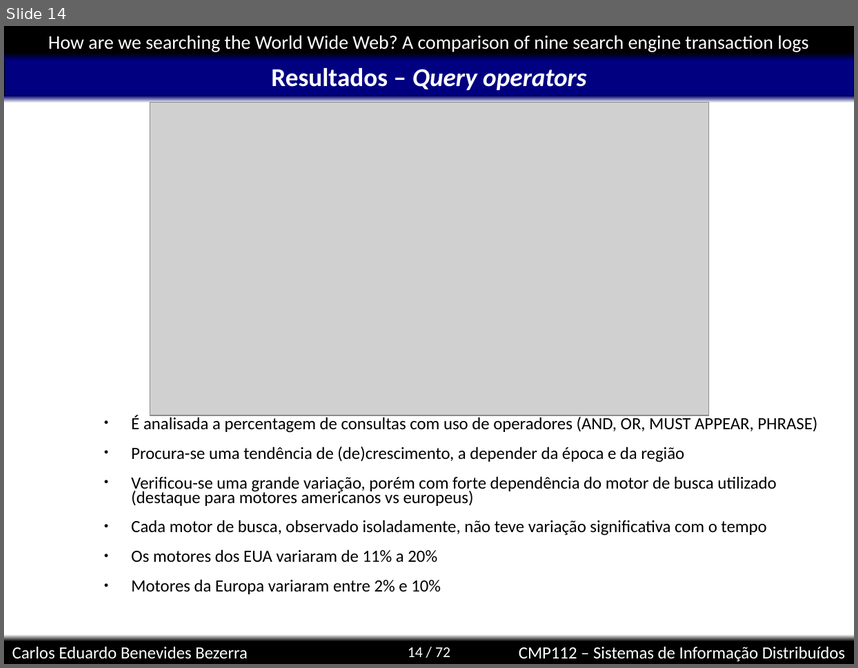
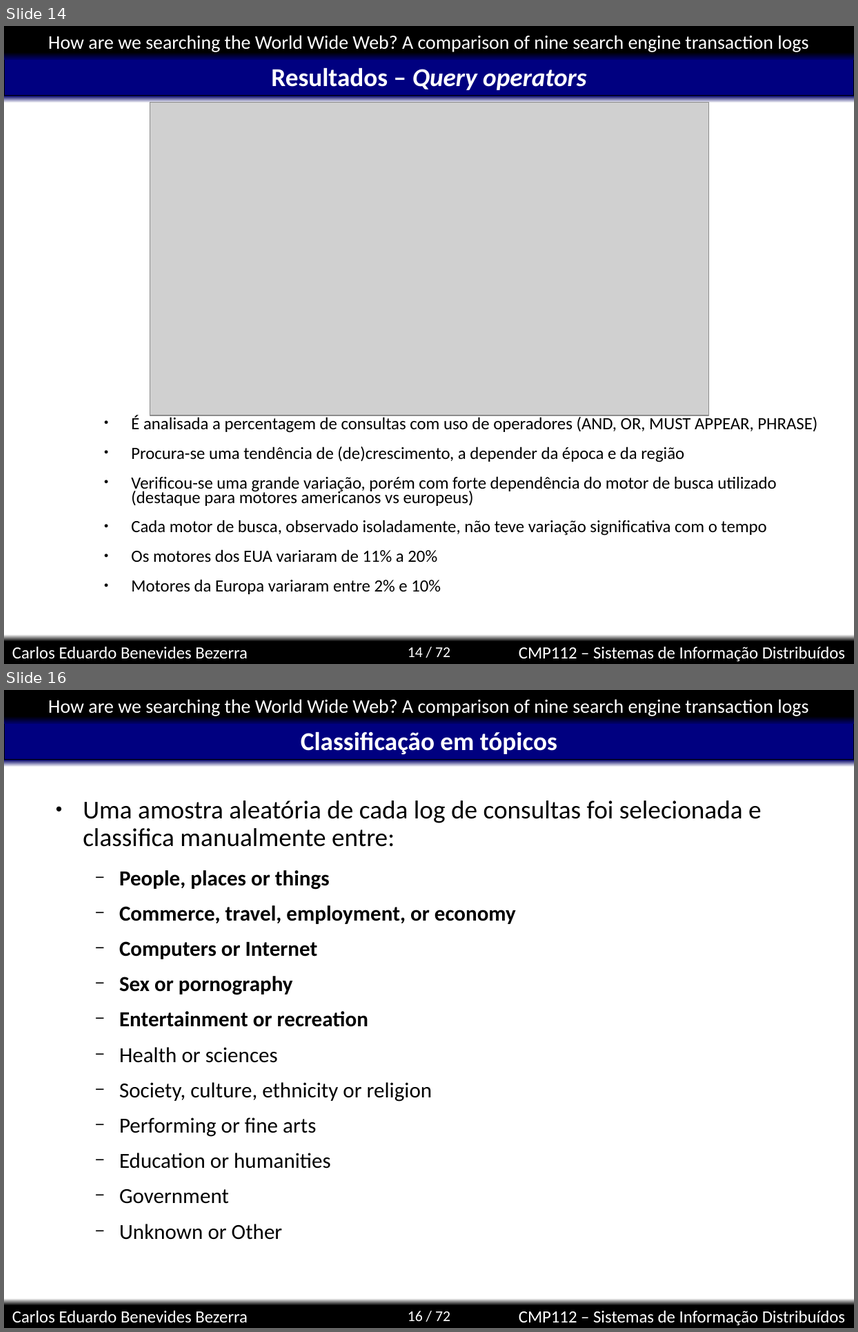
Before and after one commit to kdubezerra/kdubezerra, a slide deck: disciplinas/cmp112/artigohow.ppt. Shown one above the other, each under a label of ours: slide 14 before the commit, slides 14 and 16 after it; the slides between them are not shown. The pictures are 858x668 and 858x1332 pixels, drawn with LibreOffice and Linux fonts; fonts in the diff are those of the drawing; grey boxes stand for pictures; background and template pictures are left out. Boxes give left, top, right and bottom in pixels: in the first picture for what was removed or moved away, otherwise in the second. Text is boxed around its words. In the diff, an @@ line names an element or a change of style, - is before the commit and + after.

```diff
--- a/disciplinas/cmp112/artigohow.ppt
+++ b/disciplinas/cmp112/artigohow.ppt
@@ slide 16 added at (4, 690, 854, 1328), background #FFFFFF; not listed: 8 template elements that a slide beside it also shows @@
@@ title added at (301, 732, 557, 755), 24 pt, text #FFFFFF, bold @@
+Classificação em tópicos
@@ text added at (83, 800, 762, 1239), 20 pt, text #000000 @@
+● Uma amostra aleatória de cada log de consultas foi selecionada e classifica manualmente entre:
+  − People, places or things
+  − Commerce, travel, employment, or economy
+  − Computers or Internet
+  − Sex or pornography
+  − Entertainment or recreation
+  − Health or sciences
+  − Society, culture, ethnicity or religion
+  − Performing or fine arts
+  − Education or humanities
+  − Government
+  − Unknown or Other
```
Also in this commit, not shown: 1 slide changed, 2 other slides added.
